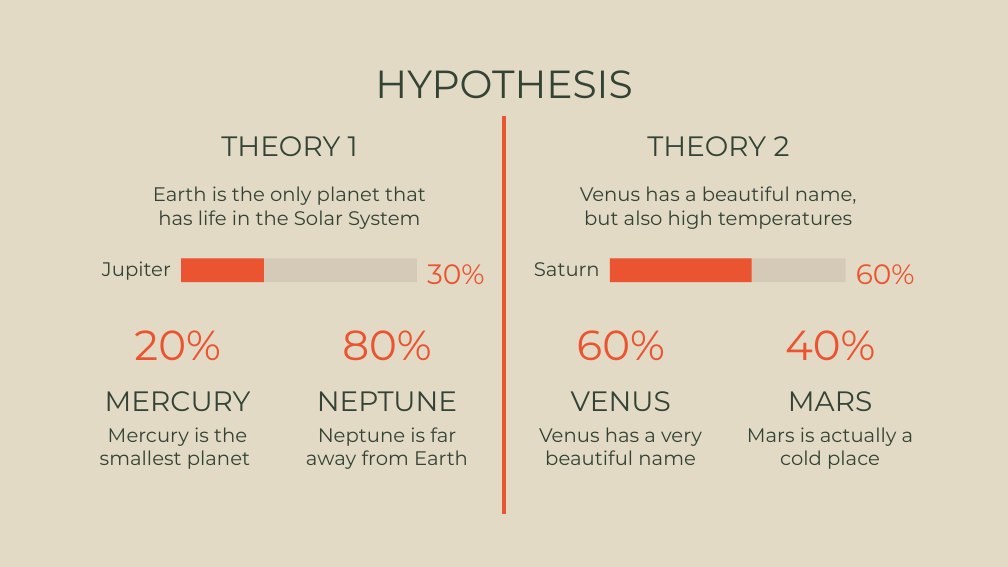
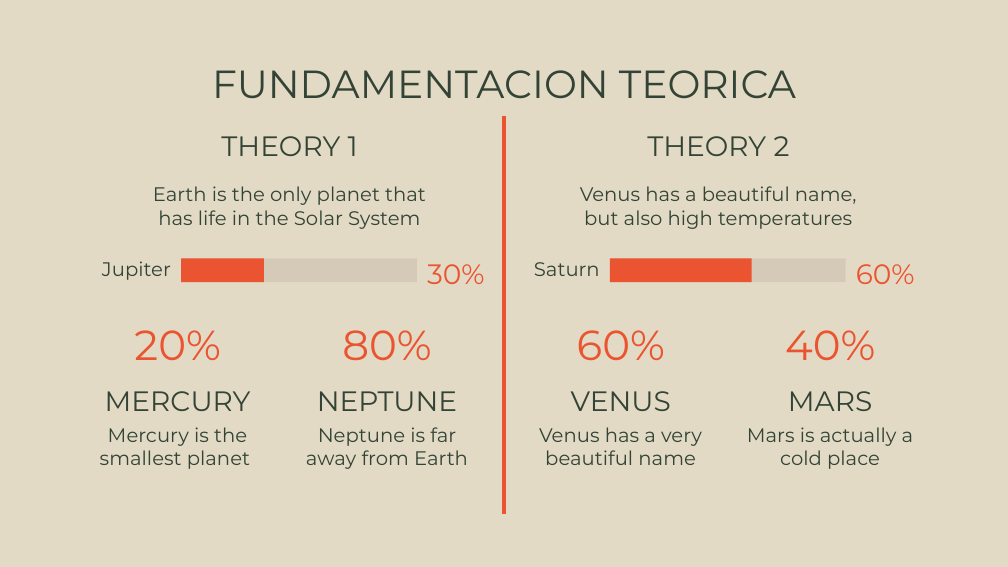
Before and after one commit to mo201801/trabajogrado, a slide deck: slide 18 of ocr-ppt.pptx (slide 16 before the commit). Drawn at 1008x567 pixels with LibreOffice and Linux fonts; fonts in the diff are those of the drawing; background and template pictures are left out. Boxes give left, top, right and bottom in pixels: in the first picture for what was removed or moved away, otherwise in the second. Text is boxed around its words. In the diff, an @@ line names an element or a change of style, - is before the commit and + after.

```diff
--- a/ocr-ppt.pptx
+++ b/ocr-ppt.pptx
@@ title at bbox=[212, 70, 796, 98]: text changed @@
-HYPOTHESIS
+FUNDAMENTACION TEORICA
```
Also in this commit, not shown: 4 other slides changed, 8 slides added, 6 slides removed.
